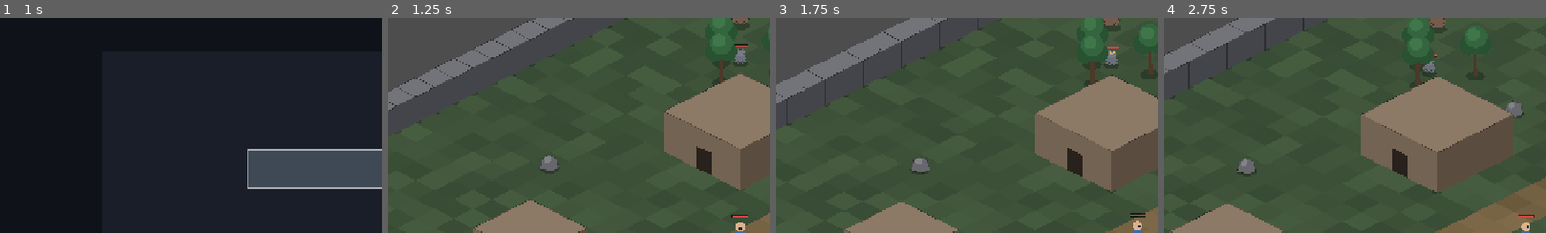
Above: before the commit, frames 1-4 (left to right).
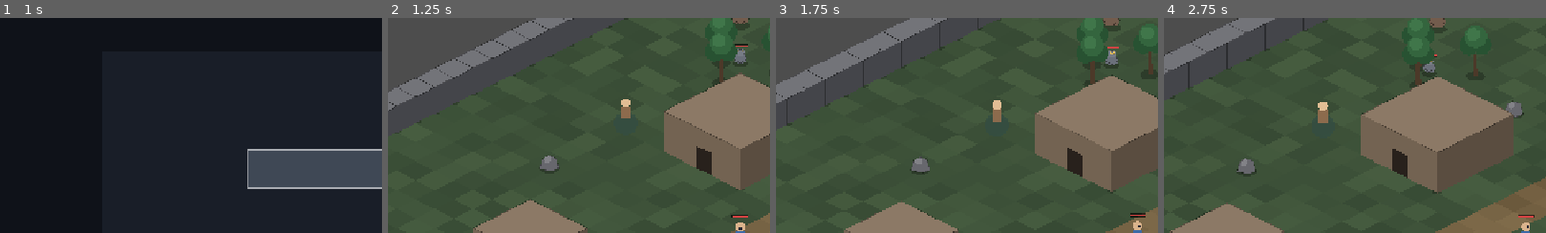
Above: after the commit, the same moments.

Repository: gbcmikeblue/game_qy2
Game: Godot game, scene res://scenes/ui/main_menu.tscn
The game is run twice, just before and just after one commit, with the same random seed, the same clock (stepped at 60 frames per second) and the same inputs.
Inputs (mouse positions are % of the whole screen's width and height, from its top left):
- Up to frame 1 (1 s): tap Enter at 0.5 s; drag from (50, 35) to (60, 28) at 0.52 s
- Up to frame 2 (1.25 s): no input
- Up to frame 3 (1.75 s): drag from (13, 76) to (45, 70) at 1.27 s
- Up to frame 4 (2.75 s): move the mouse to (87, 77) at 2.02 s; hold D (move_right) from 2.03 s (still down); hold J (attack) from 2.03 s (still down); tap K at 2.1 s; click (87, 77) at 2.17 s
The pictures show only the part of the screen within x 4-54%, y 0-50%; the shares and areas given below are measured in that part.

Frame 1 is identical in both runs. In frame 2, 0.2% of the frame differs, in the area x 61-64%, y 37-47%; in frame 3, 0.2%; in frame 4, 0.3%, in the area x 40-43%, y 39-49%.

Commit message:
阶段D-B3：NPC 商人（靠近交互 → 打开商店）
新增 NpcNode：程序化绘制（地台/身体/头/靠近显示名字），不进锁定系统（锁定只认 EnemyController），交互走 56px 距离判定。

玩家新增 nearest_npc()：无锁定目标时按主操作即交互，主操作按钮文案同步变成「交互」；main 监听 target_action_requested，打开背包面板并直接落在商店页签（initial_tab=2，shop_id 由 NPC 指定）。

两个坑：① NPC 原本摆在出生点旁，会劫持 stage_b 的「按类型分发」用例（无锁定 → 改成交互），已挪远；② main 原先对任何 kind==npc 都弹面板（含测试替身），面板暂停会导致冷却冻结，改为必须是真正的 NpcNode。

stage_c_check 新增 9 条断言（NPC 数量、远处不可交互、靠近文案切换、按主操作广播 npc、面板落在商店页且有货架），149 → 158 条；8 套 665 条全绿。

Diff:
--- a/data/i18n/en.json
+++ b/data/i18n/en.json
@@ -4,6 +4,8 @@
   "button.settings": "SET",
 
   "menu.title": "ISO RPG",
+
+  "npc.merchant.name": "Merchant",
   "menu.new_game": "NEW GAME",
   "menu.load_title": "LOAD GAME",
   "menu.quit": "QUIT",
--- a/data/i18n/zh.json
+++ b/data/i18n/zh.json
@@ -4,6 +4,8 @@
   "button.settings": "设置",
 
   "menu.title": "等距 RPG",
+
+  "npc.merchant.name": "商人",
   "menu.new_game": "新游戏",
   "menu.load_title": "读取存档",
   "menu.quit": "退出",
--- a/data/maps/test_map_01.json
+++ b/data/maps/test_map_01.json
@@ -4,6 +4,9 @@
   "grid_size": [32, 32],
   "road_u": [15, 16],
   "player_spawn": [16, 16],
+  "npcs": [
+    { "u": 6, "v": 12, "shop": "basic", "name_key": "npc.merchant.name" }
+  ],
   "portals": [
     { "u": 16, "v": 3, "target": "test_map_02", "tu": 10, "tv": 14 }
   ],
--- a/data/maps/test_map_02.json
+++ b/data/maps/test_map_02.json
@@ -4,6 +4,9 @@
   "grid_size": [20, 20],
   "road_u": [9, 10],
   "player_spawn": [10, 10],
+  "npcs": [
+    { "u": 4, "v": 8, "shop": "basic", "name_key": "npc.merchant.name" }
+  ],
   "portals": [
     { "u": 10, "v": 12, "target": "test_map_01", "tu": 16, "tv": 5 }
   ],
--- a/scripts/actors/player_controller.gd
+++ b/scripts/actors/player_controller.gd
@@ -16,6 +16,8 @@
 var hurt_invuln := 0.3
 var respawn_delay := 2.0
 var respawn_invuln := 1.0
+## NPC 交互半径（与 NpcNode.INTERACT_RADIUS 保持一致）。
+const INTERACT_RADIUS := 56.0
 ## 摇杆幅值超过该值即视为玩家主动操作，会打断自动接近。
 const STICK_CANCEL_THRESHOLD := 0.2
 ## 非战斗交互（交互/采摘/观察）的飘字颜色。
@@ -277,7 +279,25 @@
 	var kind := "monster"
 	if _has_valid_lock() and _locked.has_method("get_target_kind"):
 		kind = _locked.get_target_kind()
+	elif nearest_npc() != null:
+		# 没锁定但站在 NPC 旁边：主操作按钮显示「交互」，与实际行为一致。
+		kind = "npc"
 	return DataRegistry.get_interaction_action(kind)
+
+
+## 交互半径内最近的 NPC；没有则返回 null。
+func nearest_npc() -> Node2D:
+	var best: Node2D = null
+	var best_distance := INTERACT_RADIUS
+	for node: Node in get_tree().get_nodes_in_group("npcs"):
+		if not (node is Node2D):
+			continue
+		var npc := node as Node2D
+		var distance := global_position.distance_to(npc.global_position)
+		if distance <= best_distance:
+			best_distance = distance
+			best = npc
+	return best
 
 
 ## 供 HUD 展示选中状态。
@@ -310,6 +330,13 @@
 
 	if not _has_valid_lock():
 		_set_locked_target(null)
+		# 没有战斗目标时：靠近 NPC 按主操作即交互（NPC 不进锁定系统）。
+		var npc := nearest_npc()
+		if npc != null:
+			cancel_auto_approach()
+			EventBus.target_action_requested.emit(npc.get_target_kind(), npc)
+			CombatFx.show_text(npc.global_position, Locale.t("action.interact"), INTERACT_COLOR)
+			return 1
 		return 0
 
 	var target := _locked
--- a/scripts/boot/main.gd
+++ b/scripts/boot/main.gd
@@ -13,12 +13,15 @@
 const WORLD_VIEW := preload("res://scenes/boot/world_view.tscn")
 const TARGET_PICKER := preload("res://scripts/input/target_picker.gd")
 const LOOT_SERVICE := preload("res://scripts/items/loot_service.gd")
+const INVENTORY_PANEL := preload("res://scenes/ui/inventory_panel.tscn")
 
 var map
 var player
 var world_view
 var world: SubViewport
 var loot_service: Node
+## NPC 打开的商店面板（同一时间只允许一个）。
+var _shop_panel: Node = null
 
 ## 换图/读档后的短暂"传送免疫"，避免落点就在传送点上时立刻又被传走。
 const PORTAL_GRACE := 0.8
@@ -62,6 +65,7 @@
 
 	# 走进传送点由 main 统一换图：地图只负责摆放与发信号。
 	EventBus.portal_entered.connect(_on_portal_entered)
+	EventBus.target_action_requested.connect(_on_target_action)
 
 	# 主菜单选了「读取存档」：等玩家、地图、HUD 都就绪后再恢复，
 	# 否则位置与血量会写到还不存在的节点上。
@@ -109,6 +113,8 @@
 		DisplayAdapter.layout_changed.disconnect(_apply_layout)
 	if EventBus.portal_entered.is_connected(_on_portal_entered):
 		EventBus.portal_entered.disconnect(_on_portal_entered)
+	if EventBus.target_action_requested.is_connected(_on_target_action):
+		EventBus.target_action_requested.disconnect(_on_target_action)
 
 
 func _process(delta: float) -> void:
@@ -121,6 +127,28 @@
 		return
 	if switch_map(target_map, target_cell):
 		_portal_grace = PORTAL_GRACE
+
+
+## 主操作命中 NPC：打开背包面板并直接落在商店页签。
+## 目前 NPC 只卖东西（没有对话系统），所以交互直接进交易。
+func _on_target_action(kind: String, target: Node) -> void:
+	# 只认真正的 NPC 节点：kind 为 "npc" 但实体不是 NpcNode 的情况（测试替身、
+	# 将来可能出现的"伪装 NPC"敌人）不应弹出交易面板。
+	if kind != "npc" or target == null or not is_instance_valid(target) or not (target is NpcNode):
+		return
+	if is_instance_valid(_shop_panel):
+		return
+	_shop_panel = INVENTORY_PANEL.instantiate()
+	if "shop_id" in target:
+		_shop_panel.shop_id = target.shop_id
+	_shop_panel.initial_tab = 2
+	add_child(_shop_panel)
+	if _shop_panel.has_signal("closed"):
+		_shop_panel.closed.connect(_on_shop_panel_closed)
+
+
+func _on_shop_panel_closed() -> void:
+	_shop_panel = null
 
 
 func _build_world_view() -> void:
--- /dev/null
+++ b/scripts/maps/npc_node.gd
@@ -0,0 +1,57 @@
+class_name NpcNode
+extends Node2D
+
+## 静态 NPC：目前只有商人一种，靠「靠近 + 主操作按钮」交互。
+##
+## 刻意不进玩家的锁定系统（锁定只认 EnemyController）：NPC 不是战斗目标，
+## 混进去会让自动接近、攻击冷却这些逻辑都要额外分支。交互走距离判定即可。
+
+const INTERACT_RADIUS := 56.0
+
+const BODY_COLOR := Color(0.55, 0.42, 0.30)
+const HEAD_COLOR := Color(0.88, 0.74, 0.58)
+const PAD_COLOR := Color(0.20, 0.30, 0.26, 0.75)
+const NAME_COLOR := Color(0.92, 0.92, 0.86, 0.9)
+
+var kind := "npc"
+## 交互时打开的商店 id（对应 data/items/shop/*.tres）。
+var shop_id: StringName = &"basic"
+var display_name_key := "npc.merchant.name"
+
+
+func setup(p_shop_id: StringName, p_name_key: String) -> void:
+	shop_id = p_shop_id
+	if not p_name_key.is_empty():
+		display_name_key = p_name_key
+	queue_redraw()
+
+
+func _ready() -> void:
+	add_to_group("npcs")
+
+
+func get_target_kind() -> String:
+	return kind
+
+
+func is_player_near() -> bool:
+	var player := GameManager.get_player()
+	if player == null or not is_instance_valid(player):
+		return false
+	return global_position.distance_to(player.global_position) <= INTERACT_RADIUS
+
+
+func _draw() -> void:
+	# 地台 + 身体 + 头 + 名字：全部程序化，接入正式美术时只换这个函数。
+	draw_circle(Vector2(0.0, 0.0), 20.0, PAD_COLOR)
+	draw_rect(Rect2(-8.0, -28.0, 16.0, 22.0), BODY_COLOR, true)
+	draw_circle(Vector2(0.0, -34.0), 8.0, HEAD_COLOR)
+	if not is_player_near():
+		return
+	var font := Locale.font
+	if font == null:
+		return
+	var text := Locale.t(display_name_key)
+	var width := font.get_string_size(text, HORIZONTAL_ALIGNMENT_LEFT, -1, 13).x
+	draw_string(font, Vector2(-width * 0.5, -50.0), text, HORIZONTAL_ALIGNMENT_LEFT, -1, 13,
+			NAME_COLOR)
--- a/scripts/maps/test_map.gd
+++ b/scripts/maps/test_map.gd
@@ -18,6 +18,7 @@
 var _prop_defs: Array = []
 var _enemy_defs: Array = []
 var _portal_defs: Array = []
+var _npc_defs: Array = []
 var _blocked: Dictionary = {}
 var _pathfinder: GridPathfinder
 
@@ -29,6 +30,7 @@
 	_build_walls()
 	_build_props()
 	_build_portals()
+	_build_npcs()
 	_build_enemies()
 
 
@@ -134,6 +136,15 @@
 		_entities.add_child(portal)
 
 
+## NPC：数据里一个 {u, v, shop, name_key} 就是一个可交互角色。
+func _build_npcs() -> void:
+	for entry: Dictionary in _npc_defs:
+		var npc := NpcNode.new()
+		npc.setup(StringName(String(entry.get("shop", "basic"))), String(entry.get("name_key", "")))
+		npc.position = Iso.grid_to_world(Vector2i(int(entry.get("u", 0)), int(entry.get("v", 0))))
+		_entities.add_child(npc)
+
+
 func _build_enemies() -> void:
 	for entry: Dictionary in _enemy_defs:
 		var type_id := String(entry.get("type", ""))
@@ -178,3 +189,4 @@
 	_prop_defs = _map_data.get("props", [])
 	_enemy_defs = _map_data.get("enemies", [])
 	_portal_defs = _map_data.get("portals", [])
+	_npc_defs = _map_data.get("npcs", [])
--- a/scripts/ui/inventory_panel.gd
+++ b/scripts/ui/inventory_panel.gd
@@ -60,6 +60,11 @@
 var _save_info: Array[Label] = []
 var _save_load_buttons: Array[UiButton] = []
 
+## 打开时直接落在哪个页签（NPC 交易 → 2 = 商店）。
+var initial_tab := 0
+## 指定商店 id；留空则用 ItemRegistry.default_shop()。
+var shop_id: StringName = &""
+
 var _tab := 0
 var _hint_left := 0.0
 ## 背包行与物品 id 的对应关系（验收脚本按 id 找行，不依赖顺序）。
@@ -76,6 +81,8 @@
 	_locale_and_signals()
 	_pause_game()
 	_refresh_all()
+	if initial_tab != 0:
+		_switch_tab(initial_tab)
 
 
 func _exit_tree() -> void:
@@ -480,7 +487,7 @@
 
 	var min_height := CONTENT_RECT.size.y - 30.0
 	var buy_index := 0
-	var shop := ItemRegistry.default_shop()
+	var shop := _active_shop()
 	if shop != null:
 		for def: ItemData in shop.stock:
 			if def == null:
@@ -508,6 +515,15 @@
 	_sell_rows.size = _sell_rows.custom_minimum_size
 
 
+## 当前要展示的商店：优先用 NPC 指定的 id，其次回落到默认商店。
+func _active_shop() -> ShopData:
+	if shop_id != &"":
+		var shop := ItemRegistry.get_shop(shop_id)
+		if shop != null:
+			return shop
+	return ItemRegistry.default_shop()
+
+
 func _shop_row(parent: Control, index: int, text: String) -> UiButton:
 	var row := _button(parent, Vector2(0.0, float(index) * SHOP_ROW_HEIGHT),
 			Vector2(316.0, SHOP_ROW_HEIGHT - 6.0))
--- a/tests/stage_c_check.gd
+++ b/tests/stage_c_check.gd
@@ -57,6 +57,7 @@
 	await _test_main_menu()
 	await _test_multi_map()
 	await _test_portals()
+	await _test_npc()
 	SaveService.autosave_enabled = true
 	InventoryService.reset()
 	_report()
@@ -776,6 +777,62 @@
 	InventoryService.reset()
 
 
+# ---------------- NPC：靠近交互 / 主操作文案 / 打开商店页 ----------------
+
+func _test_npc() -> void:
+	InventoryService.reset()
+	var game = GAME_SCENE.instantiate()
+	add_child(game)
+	await get_tree().process_frame
+
+	var npcs: Array[Node] = []
+	for node: Node in game.map.get_entity_root().get_children():
+		if node is NpcNode:
+			npcs.append(node)
+	_check(npcs.size() == 1, "test_map_01 有 1 个 NPC（实际 %d）" % npcs.size())
+	if npcs.is_empty():
+		remove_child(game)
+		game.queue_free()
+		return
+
+	var npc := npcs[0] as NpcNode
+	var hero = GameManager.player
+
+	# 远处：不可交互，主操作仍是攻击
+	hero.global_position = npc.global_position + Vector2(400.0, 0.0)
+	await get_tree().physics_frame
+	_check(hero.nearest_npc() == null, "离得远时找不到可交互 NPC")
+	_check(String(hero.get_selected_action_key()) == "action.attack",
+			"远景时主操作仍是攻击（%s）" % hero.get_selected_action_key())
+
+	# 靠近：主操作变成交互，按一次发出 npc 交互请求
+	var kinds: Array = []
+	var on_action := func(kind: String, _target: Node) -> void: kinds.append(kind)
+	EventBus.target_action_requested.connect(on_action)
+	hero.global_position = npc.global_position + Vector2(20.0, 0.0)
+	_check(hero.nearest_npc() == npc, "靠近后能定位到该 NPC")
+	_check(String(hero.get_selected_action_key()) == "action.interact",
+			"靠近后主操作变成交互（%s）" % hero.get_selected_action_key())
+	hero.perform_action()
+	_check(kinds.size() == 1 and String(kinds[0]) == "npc", "按主操作发出 npc 交互请求")
+
+	# main 收到请求后打开面板，并直接落在商店页
+	await get_tree().process_frame
+	var panel = game._shop_panel
+	_check(panel != null and is_instance_valid(panel), "交互后打开了商店面板")
+	if panel != null and is_instance_valid(panel):
+		_check(panel.current_tab() == 2, "面板直接落在商店页签（%d）" % panel.current_tab())
+		_check(panel.shop_buy_row_count() > 0, "商店有货架（%d 件）" % panel.shop_buy_row_count())
+		panel.close_panel()
+
+	EventBus.target_action_requested.disconnect(on_action)
+	GameManager.player = null
+	remove_child(game)
+	game.queue_free()
+	await get_tree().process_frame
+	InventoryService.reset()
+
+
 func _make_entry(item_id: StringName, chance: float, low: int, high: int) -> LootEntry:
 	var entry := LootEntry.new()
 	entry.item = ItemRegistry.get_item(item_id)
Not shown, added: scripts/maps/npc_node.gd.uid
